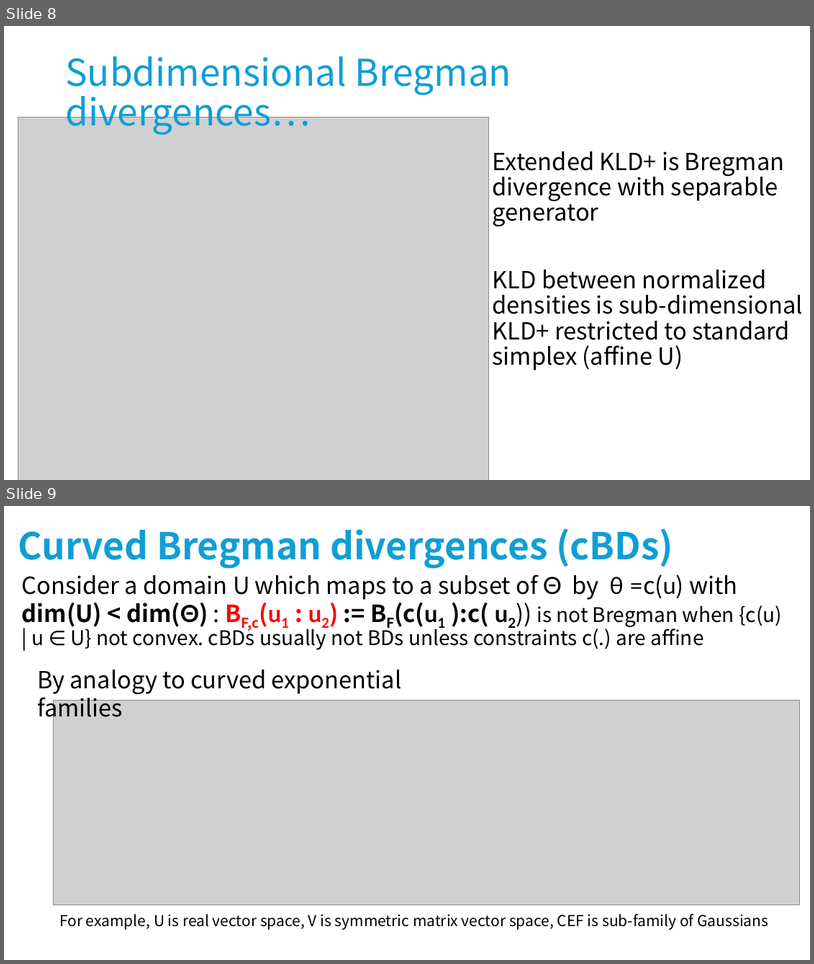
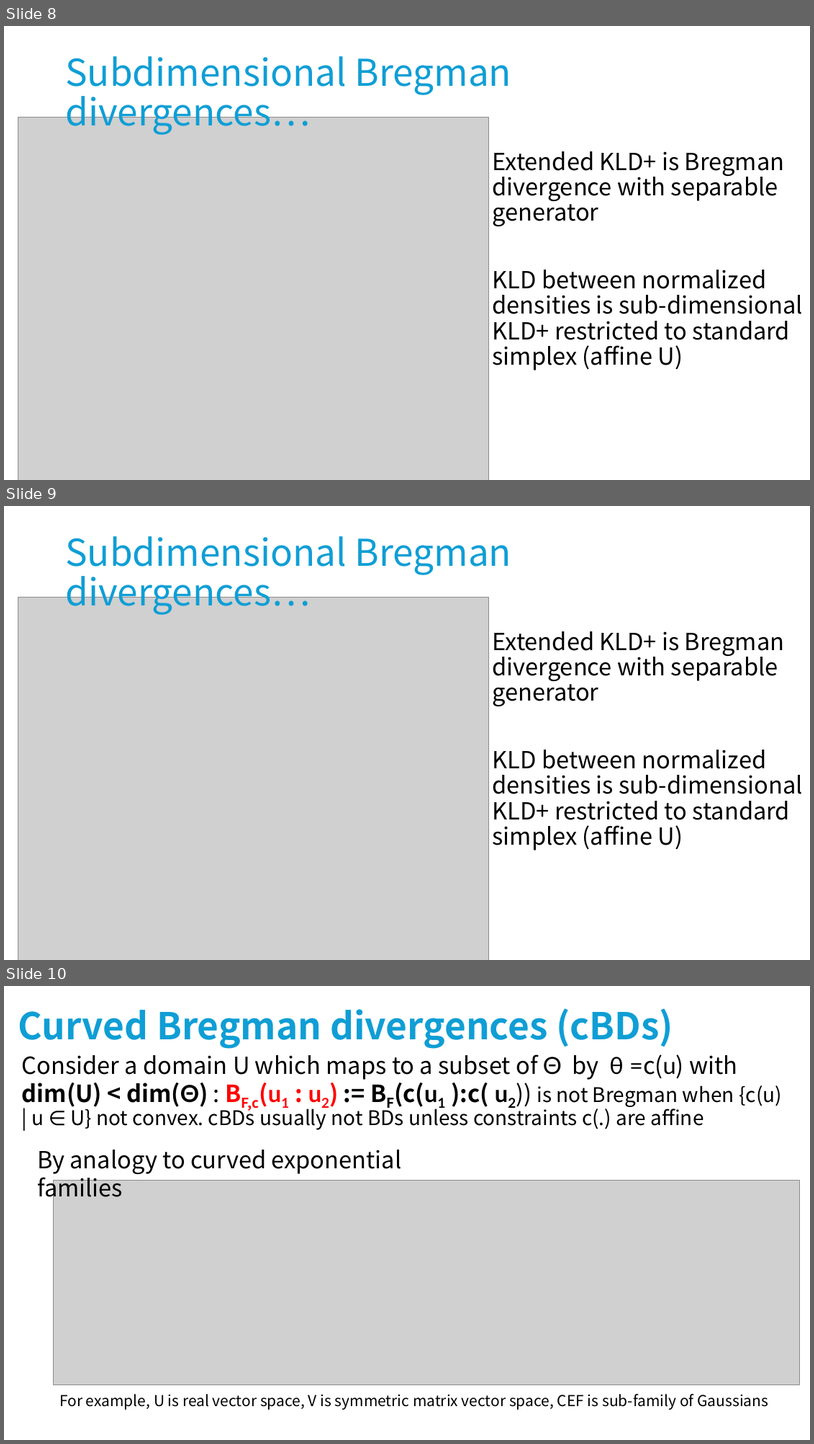
Before and after one commit to FrankNielsen/FrankNielsen.github.io, a slide deck: PPTX/Parts/Part-CurvedBregmanDivergence.pptx. Shown one above the other, each under a label of ours: slides 8 and 9 before the commit, slides 8, 9 and 10 after it. The pictures are 814x964 and 814x1444 pixels, drawn with LibreOffice and Linux fonts; fonts in the diff are those of the drawing; grey boxes stand for pictures. Boxes give left, top, right and bottom in pixels: in the first picture for what was removed or moved away, otherwise in the second. Text is boxed around its words. In the diff, an @@ line names an element or a change of style, - is before the commit and + after.

```diff
--- a/PPTX/Parts/Part-CurvedBregmanDivergence.pptx
+++ b/PPTX/Parts/Part-CurvedBregmanDivergence.pptx
@@ slide 9 added at box(4, 506, 810, 960), background #FFFFFF @@
@@ title added at box(65, 536, 512, 615), 44 pt, text #0F9ED5 @@
+Subdimensional Bregman divergences…
@@ picture added at box(18, 597, 489, 960) @@
@@ text added at box(493, 631, 804, 850), 28 pt, text #000000 @@
+• Extended KLD+ is Bregman divergence with separable generator
+• KLD between normalized densities is sub-dimensional KLD+ restricted to standard simplex (affine U)
@@ what was slide 9 is now slide 10 @@
```
Also in this commit, not shown: 50 other files.
